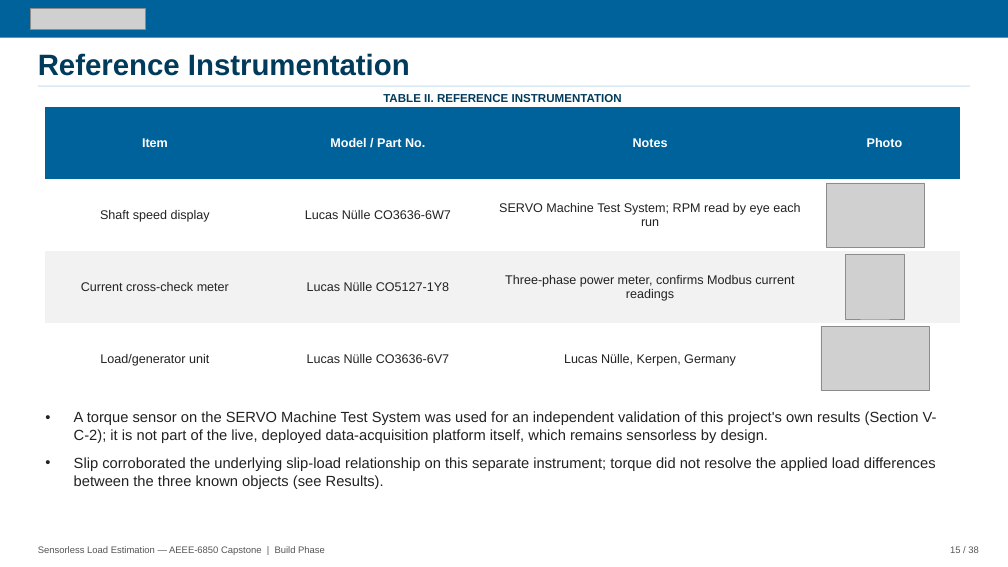
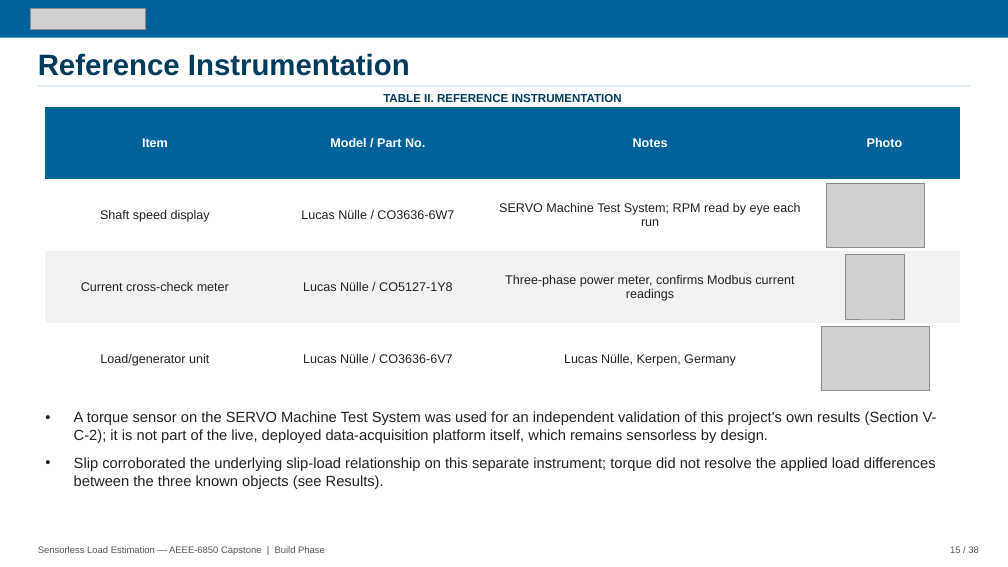
Before and after one commit to David-4529/Capstone, a slide deck: slide 15 of docs/paper/Sensorless_Load_Estimation_Deck.pptx. Drawn at 1008x567 pixels with LibreOffice and Linux fonts; fonts in the diff are those of the drawing; grey boxes stand for pictures. Boxes give left, top, right and bottom in pixels: in the first picture for what was removed or moved away, otherwise in the second. Text is boxed around its words. In the diff, an @@ line names an element or a change of style, - is before the commit and + after.

```diff
--- a/docs/paper/Sensorless_Load_Estimation_Deck.pptx
+++ b/docs/paper/Sensorless_Load_Estimation_Deck.pptx
@@ table at <box>45,107,960,395</box> @@
-row 2, column 2: Lucas Nülle CO3636-6W7
+row 2, column 2: Lucas Nülle / CO3636-6W7
-row 3, column 2: Lucas Nülle CO5127-1Y8
+row 3, column 2: Lucas Nülle / CO5127-1Y8
-row 4, column 2: Lucas Nülle CO3636-6V7
+row 4, column 2: Lucas Nülle / CO3636-6V7
```
Also in this commit, not shown: 2 other slides changed.
